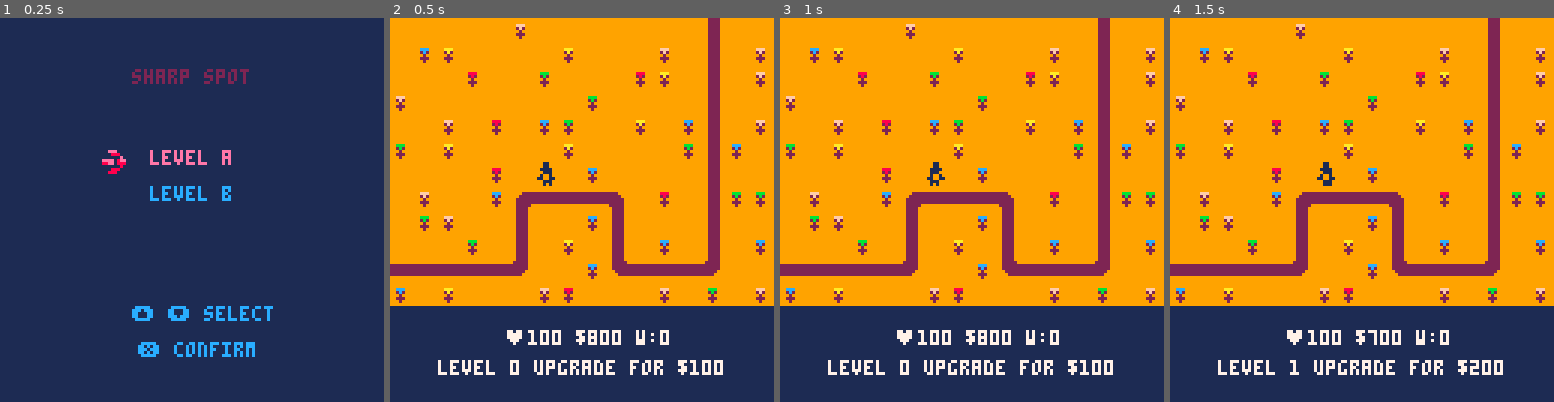
Above: before the commit, frames 1-4 (left to right).
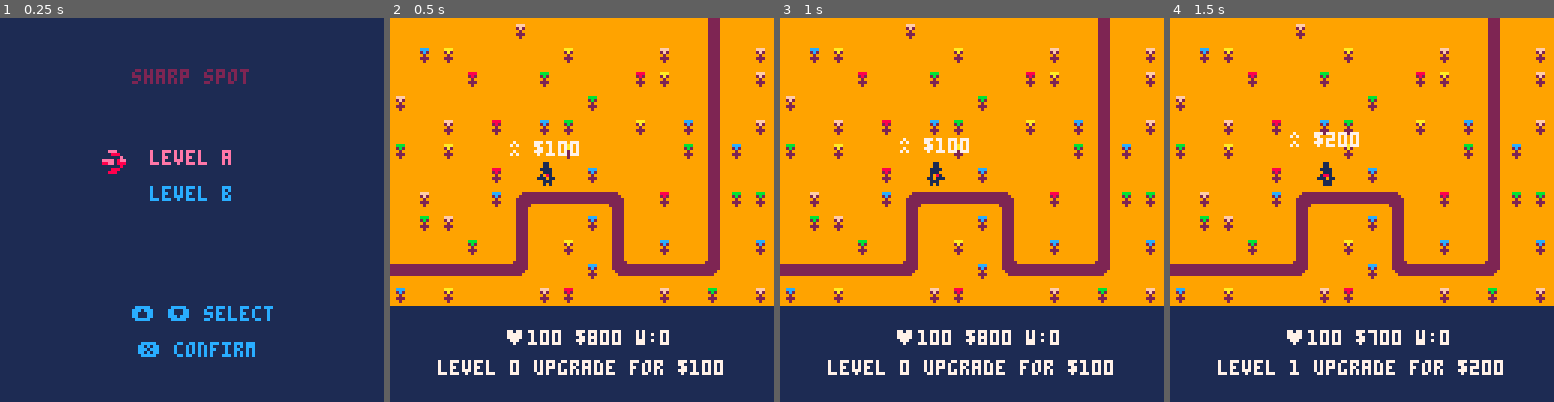
Above: after the commit, the same moments.

Repository: flo28rin/SharpSpot_Pico8Game
Game: PICO-8 cartridge florinssharpspotv2.p8
The game is run twice, just before and just after one commit, with the same random seed, the same clock (stepped at 60 frames per second) and the same inputs.
Inputs:
- Up to frame 1 (0.25 s): no input
- Up to frame 2 (0.5 s): tap X (X key) at 0.33 s
- Up to frame 3 (1 s): no input
- Up to frame 4 (1.5 s): tap X (X key) at 1.07 s

Frame 1 is identical in both runs. In frame 2, 0.3% of the frame differs, in the area x 31-50%, y 32-43%; in frame 3, 0.3%; in frame 4, 0.3%, in the area x 31-50%, y 29-43%.

Commit message:
minor mendings : player is now transparent; camera shake for player damage; bullet color fix; intelligent bullets seeks new enemy; particle effect for enemy death; turret upgrade price on screen; endgame waits a bit before player can press button

Diff:
--- a/florinssharpspotv2.p8
+++ b/florinssharpspotv2.p8
@@ -15,6 +15,7 @@
 
 function _init()
 	cf = 1
+	shake = 0
 
 	change_state(
 		init_menu,
@@ -31,11 +32,11 @@
 
 function _update()
 	cf += 1
-
 	cupdate()
 end
 
 function _draw()
+	doshake()
 	cdraw()
 end
 
@@ -46,6 +47,25 @@
 	cdraw = ndraw
 
 	cinit()
+end
+
+function doshake()
+	if shake == 0 then
+		return
+	end
+	-- [-16 +16]
+	local shakex = 16 - rnd(32)
+	local shakey = 16 - rnd(32)
+
+	shakex = shakex * shake
+	shakey = shakey * shake
+
+	camera(shakex, shakey)
+
+	shake = shake * 0.95
+	if shake < 0.05 then
+		shake = 0
+	end
 end
 -->8
 -- main menu
@@ -145,13 +165,15 @@
 -->8
 -- player dead state
 
+endgamewait = 0
 function init_endgame()
-
+	endgamewait = 0
 end
 
 function update_endgame()
+	endgamewait += 1
 	tcol = (tcol + 0.1) % 16
-	if(btnp(❎)) do
+	if(endgamewait >= 100 and btnp(❎)) do
 		sfx(06)
 		change_state(
 			init_menu,
@@ -235,6 +257,14 @@
 				"level "..trt.level..
 				" upgrade for $"..(trt.level + 1) * 100,
 				98, 7)
+			-- THIS
+			-- local sx = 64 - flr(#str * 4 / 2)
+			local buildcol = 7
+			if player.money < (trt.level + 1) * 100 then
+				buildcol = 8
+			end
+			print("^ $"..(trt.level + 1) * 100, player.px - 8, player.py - (cf % 64) / 8 - 4, buildcol)
+			print("^", player.px - 8, player.py - (cf % 64) / 8 - 1, buildcol)
 		else
 			centre_text(
 				"level "..trt.level..
@@ -267,9 +297,11 @@
 }
 
 enemies = {}
+particles_death = {}
 
 function init_enemies()
 	enemies = {}
+	particles_death = {}
 end
 
 function update_enemies()
@@ -281,6 +313,10 @@
 function draw_enemies()
 	for e in all(enemies) do
 		draw_enemy(e)
+	end
+
+	for p in all (particles_death) do
+		circfill(p.px, p.py, p.radius, p.c)
 	end
 end
 
@@ -308,6 +344,7 @@
 
 function update_enemy(e)
 	if (e.health <= 0) then
+		add_death_particles(e)
 		player_kill()
 		e.dead = true
 		del(enemies, e)
@@ -318,9 +355,12 @@
 		e.px + 4, player.px + 4,
 		e.py + 4, player.py + 4)
 	if (ds < 2) then
+		add_death_particles(e)
 		sfx(02)
 		player_kill()
 		player.health -= e.damage * 0.2
+		-- PLAYER DAMAGE TAKEN
+		shake = 0.1
 		e.dead = true
 		del(enemies, e)
 		return
@@ -368,6 +408,29 @@
 		else
 			e.sprdelta = 1
 		end
+	end
+
+	for p in all(particles_death) do
+		p.life += 1
+		p.px += p.sx * 0.1
+		p.py += p.sy * 0.1
+		if p.life >= 60 then
+			del(particles_death, p)
+		end
+	end
+end
+
+function add_death_particles(e)
+	for i = 1, 8 do
+		add(particles_death, {
+			px = e.px + 4,
+			py = e.py + 4,
+			sx = rnd(2) - 1,
+			sy = rnd(2) - 1,
+			c = rnd(5) + 8,
+			radius = rnd(2) + 1,
+			life = 0
+		})
 	end
 end
 
@@ -458,7 +521,7 @@
 	else
 		-- finding new enemy
 		-- should be the enemy closest to exit
-		index = 0
+		local index = 0
 		for e in all(enemies) do
 			local dist = distance(
 				t.px, e.px,
@@ -544,7 +607,7 @@
 function maybe_fire(t)
 	if (cf % t.rof == 0) then
 		add_bullet(t.px + 4, t.py + 4,
-			1, t.level * 1.2 + 1, t.enemy, t.level * 10 + 10)
+			1, t.level * 1.2 + 1, t.enemy, t.level * 10 + 10, t)
 	end
 end
 
@@ -581,21 +644,33 @@
 
 function add_bullet(
 		px, py, size, speed,
-		target, dmg)
+		target, dmg, trt)
 	local b = {}
 	b.px, b.py = px, py
 	b.size = size
 	b.speed = speed
 	b.target = target
 	b.damage = dmg
+	b.turret = trt
 
 	add(bullets, b)
 end
 
 function update_bullet(b)
-	if (b.target.dead
-			or b.target.health <= 0) then
-		del(bullets, b)
+	if b.target == nil then
+		-- wait until target
+		b.target = b.turret.enemy
+		return
+	end
+
+	if (b.target.dead or b.target.health <= 0) then
+		-- find new target
+		-- del(bullets, b)
+		b.target = b.turret.enemy
+	end
+
+	if b.target == nil then
+		-- wait until target
 		return
 	end
 
@@ -616,7 +691,7 @@
 end
 
 function draw_bullet(b)
-	circfill(b.px, b.py, b.size)
+	circfill(b.px, b.py, b.size, 7)
 end
 -->8
 -- player
@@ -640,8 +715,9 @@
 			init_endgame,
 			update_endgame,
 			draw_endgame)
-			sfx(04)
-			music(-1)
+		sfx(04)
+		music(-1)
+		shake = 2
 	end
 
 	if (cf % 20 == 0) then
@@ -776,9 +852,8 @@
 function inflict_damage(damage)
 	sfx(02)
 	player.health -= damage
-	if (player.health <= 0) then
-
-	end
+	-- PLAYER DAMAGE TAKEN
+	shake = 0.6
 end
 __gfx__
 0000000000eee0009999999999999999999999999999999999999999000000000000000000000000000000000000000000000000000000000000000000000000
@@ -801,8 +876,8 @@
 00011000000110000000000000000000000000000000000000000000000000000000000000000000000000000000000000000000000000000000000000000000
 00111100001111000000000000000000000000000000000000000000000000000000000000000000000000000000000000000000000000000000000000000000
 00011000000110000000000000000000000000000000000000000000000000000000000000000000000000000000000000000000000000000000000000000000
-00199100001991000000000000000000000000000000000000000000000000000000000000000000000000000000000000000000000000000000000000000000
-01199110011991100000000000000000000000000000000000000000000000000000000000000000000000000000000000000000000000000000000000000000
+00100100001001000000000000000000000000000000000000000000000000000000000000000000000000000000000000000000000000000000000000000000
+01100110011001100000000000000000000000000000000000000000000000000000000000000000000000000000000000000000000000000000000000000000
 00011100001110000000000000000000000000000000000000000000000000000000000000000000000000000000000000000000000000000000000000000000
 00010100001010000000000000000000000000000000000000000000000000000000000000000000000000000000000000000000000000000000000000000000
 0cc000c000c00c000000000000000000000000000000000000000000000000000000000000000000000000000000000000000000000000000000000000000000
Not shown, changed: statement-of-originality.yml
